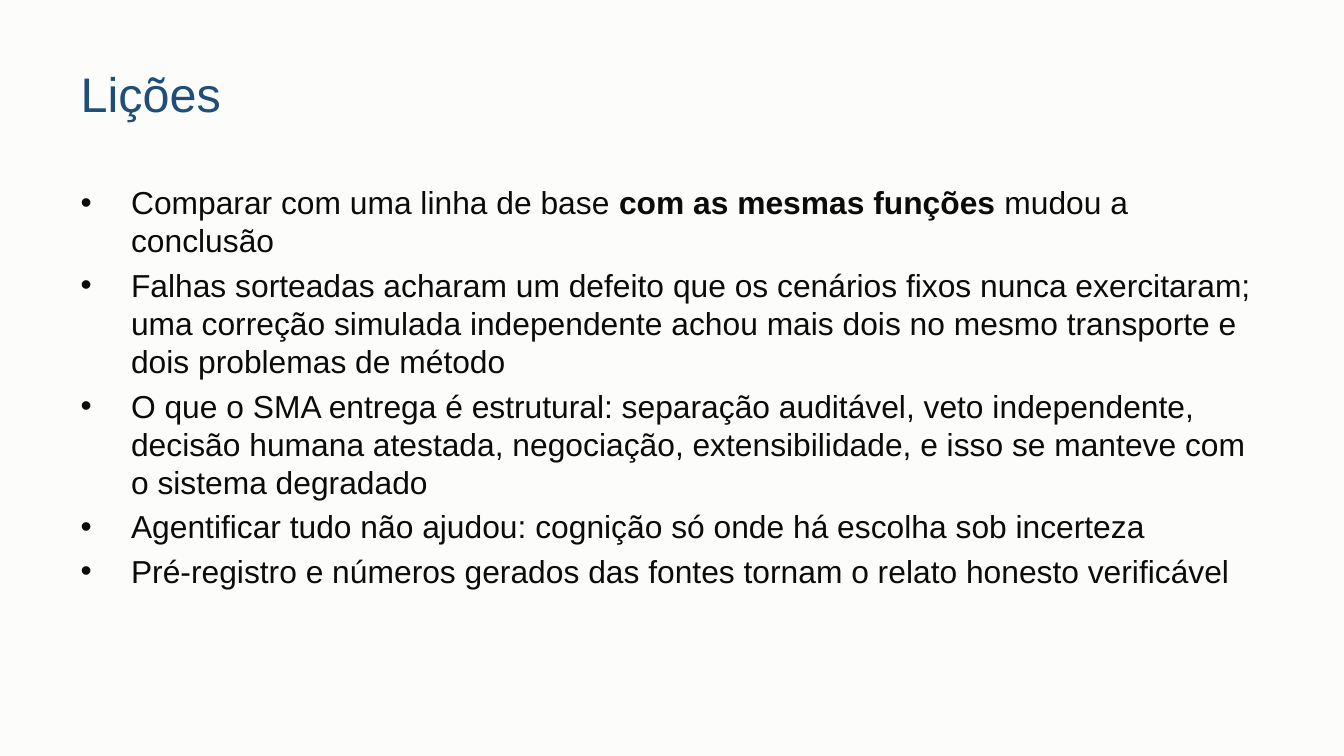
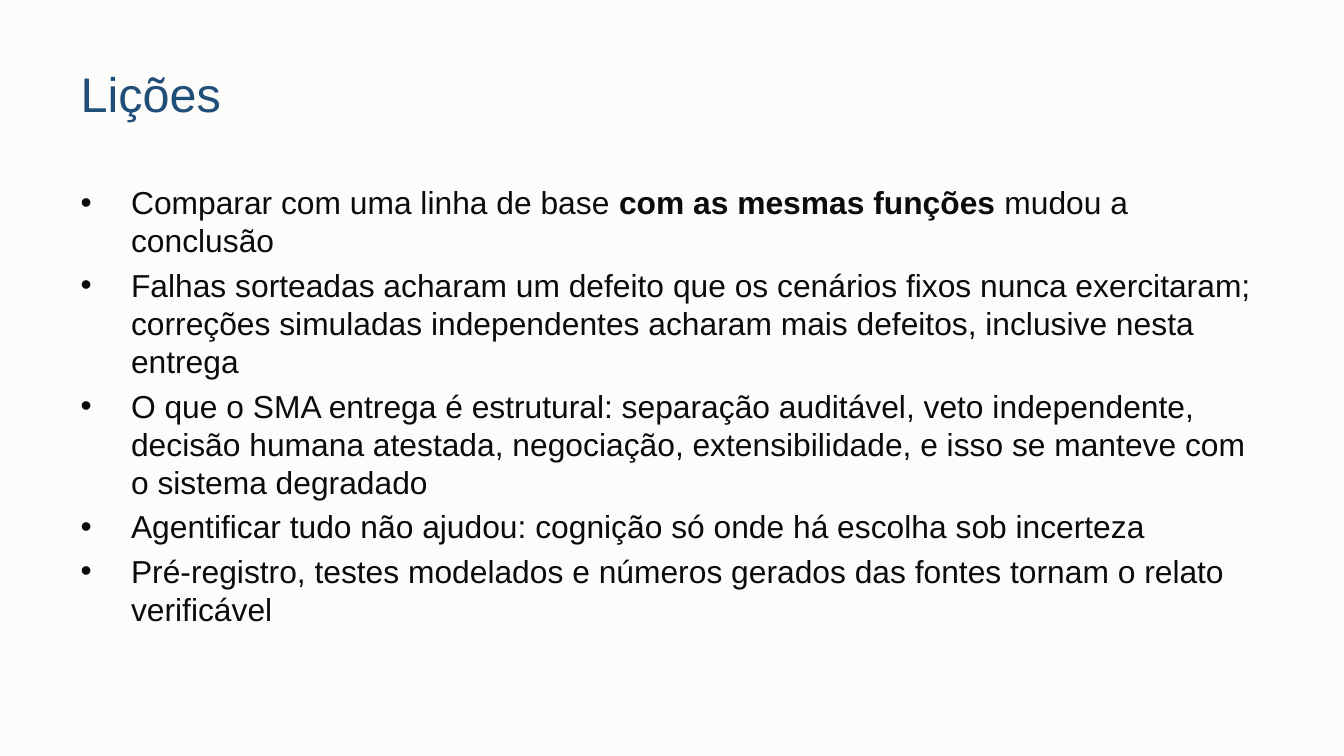
Before and after one commit to danrley-ribeiro/fin-dept-multiagents-project, a slide deck: slide 20 of entregas/dsm4/apresentacao/DSM4-apresentacao.pptx (slide 17 before the commit). Drawn at 1344x756 pixels with LibreOffice and Linux fonts; fonts in the diff are those of the drawing. Boxes give left, top, right and bottom in pixels: in the first picture for what was removed or moved away, otherwise in the second. Text is boxed around its words. In the diff, an @@ line names an element or a change of style, - is before the commit and + after.

```diff
--- a/entregas/dsm4/apresentacao/DSM4-apresentacao.pptx
+++ b/entregas/dsm4/apresentacao/DSM4-apresentacao.pptx
@@ text at <box>131,273,1250,379</box>: text changed @@
-• Falhas sorteadas acharam um defeito que os cenários fixos nunca exercitaram; uma correção simulada independente achou mais dois no mesmo transporte e dois problemas de método
+• Falhas sorteadas acharam um defeito que os cenários fixos nunca exercitaram; correções simuladas independentes acharam mais defeitos, inclusive nesta entrega
@@ text at <box>131,559,1223,622</box>: text changed @@
-• Pré-registro e números gerados das fontes tornam o relato honesto verificável
+• Pré-registro, testes modelados e números gerados das fontes tornam o relato verificável
```
Also in this commit, not shown: 10 other slides changed, 4 slides added, 1 slide removed, 2 other files.
